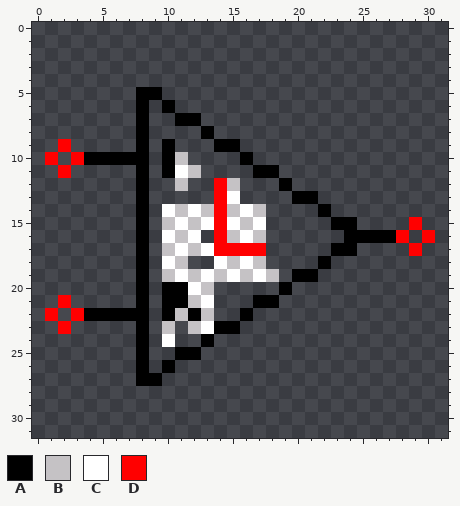
Pixel-art sprite, stored at qucs/bitmaps/log_amp.png. Above, as it was before the edit.
The file is 32x32 pixels.
Palette (. is transparent): A #000000  B #c5c2c5  C #ffffff  D #ff0000
Pixels before, first column x 1:
 5 .......AA.....................
 6 .......A.A....................
 7 .......A..AA..................
 8 .......A....A.................
 9 .D.....A.A...AA...............
10 D.DAAAAA.AB....A..............
11 .D.....A.ACB....AA............
12 .......A..B..DB...A...........
13 .......A.....DC....AA.........
14 .......A.CBCBDBCB....A........
15 .......A.BCBCDCBC.....AA....D.
16 .......A.CBC.DBCB......AAAAD.D
17 .......A.BCBCDDDD.....AA....D.
18 .......A.CB..CBCB....A........
19 .......A.BCBCBCBCB.AA.........
20 .......A.AACB.....A...........
21 .D.....A.AABC...AA............
22 D.DAAAAA.ABAB..A..............
23 .D.....A.B.BCAA...............
24 .......A.C..A.................
25 .......A..AA..................
26 .......A.A....................
27 .......AA.....................
After the commit:
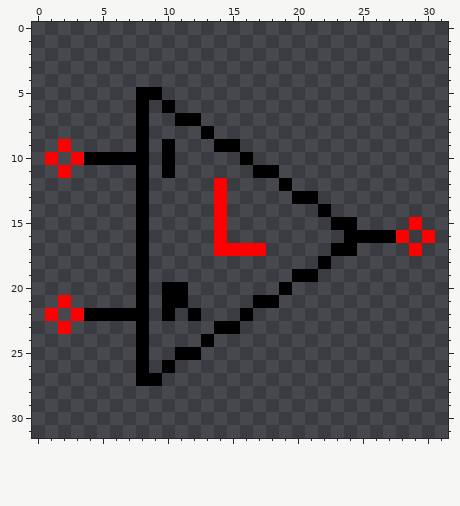
What changed:
y 10: x 11 B -> .
y 11: x 11..12 CB -> ..
y 12: x 11 B -> .; x 15 B -> .
y 13: x 15 C -> .
y 14: x 10..13 CBCB -> ....; x 15..17 BCB -> ...
y 15: x 10..13 BCBC -> ....; x 15..17 CBC -> ...
y 16: x 10..12 CBC -> ...; x 15..17 BCB -> ...
y 17: x 10..13 BCBC -> ....
y 18: x 10..11 CB -> ..; x 14..17 CBCB -> ....
y 19: x 10..18 BCBCBCBCB -> .........
y 20: x 12..13 CB -> ..
y 21: x 12..13 BC -> ..
y 22: x 11 B -> .; x 13 B -> .
y 23: x 10 B -> .; x 12..13 BC -> ..
y 24: x 10 C -> .
